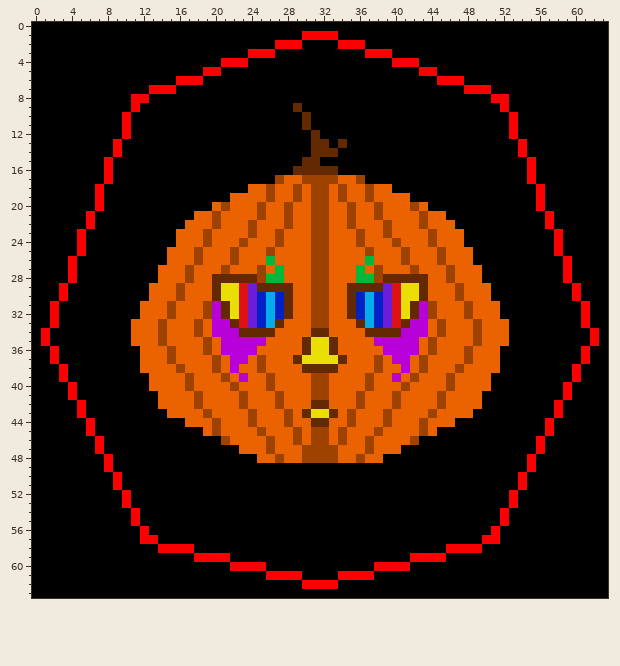
Pixel-art file, stored at PumpkinSpriteV2-64.ase. That is the earlier state.
64x64 pixels, 1 frame.
And afterwards:
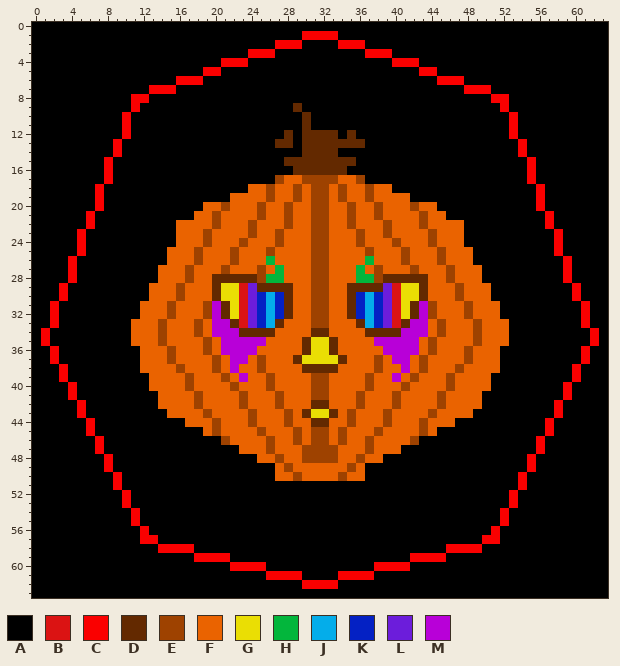
Palette (. is transparent): A #000000  B #db1313  C #fa0000  D #632900  E #9e4200  F #ea6300  G #eade04  H #03b63c  J #04adea  K #0421c4  L #6c1ddb  M #b800d8
What changed:
Changed rows in their new state; - is an unchanged pixel.
Layer "Mask":
first column x 27:
12 -D-D-DD-D-
13 DD-D--D-DD
14 ---D------
15 -DD--DDDD-
16 -------D--
first column x 16:
20 ---F------------------------F---
22 F------------------------------F
first column x 27:
49 FEFFFFFFEF
50 FFEFFFFEFF
